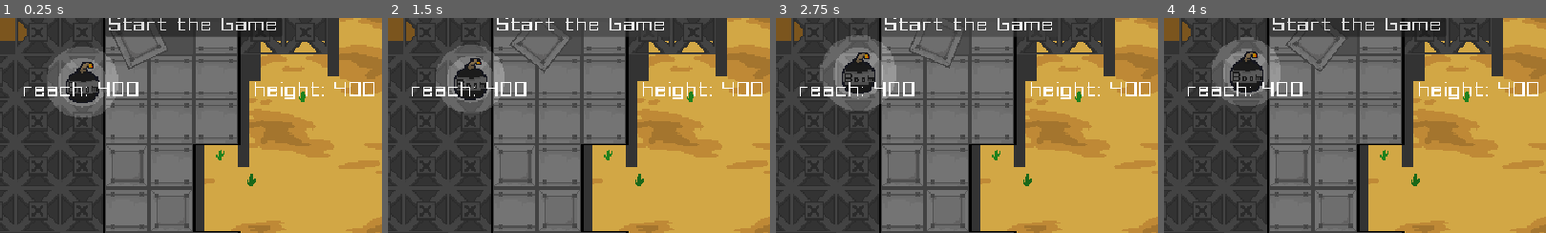
Above: before the commit, frames 1-4 (left to right).
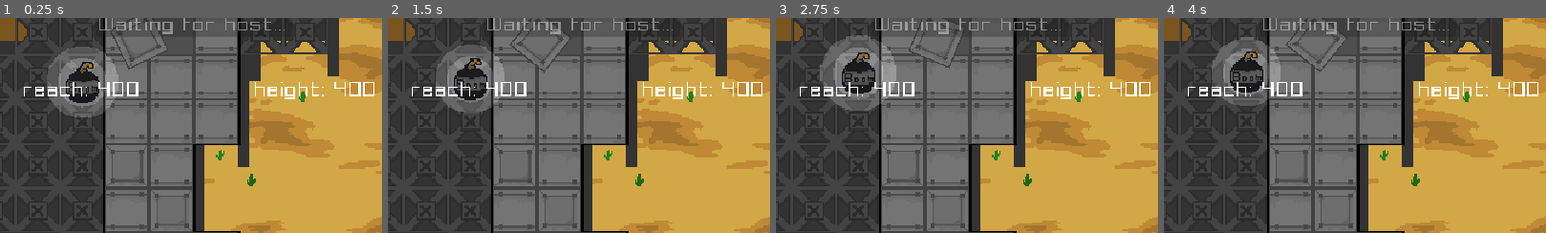
Above: after the commit, the same moments.

Repository: ppaluchowski64/Hackathon-2026
Game: Godot game, scene res://scenes/root/game.tscn
The game is run twice, just before and just after one commit, with the same random seed, the same clock (stepped at 60 frames per second) and the same inputs. This scene is started directly instead of the project's main scene.
Inputs (mouse positions are % of the whole screen's width and height, from its top left):
- Up to frame 1 (0.25 s): no input
- Up to frame 2 (1.5 s): click (50, 2) at 0.5 s, where only the run before the commit has a clickable "Start the Game"; click (50, 2) at 1.25 s, where only the run before the commit has a clickable "Start the Game"
- Up to frame 3 (2.75 s): click (50, 2) at 2 s, where only the run before the commit has a clickable "Start the Game"
- Up to frame 4 (4 s): move the mouse to (72, 45) at 2.77 s; click (72, 45) at 2.85 s; move the mouse to (30, 55) at 3.52 s; right-click (30, 55) at 3.6 s; click (30, 55) at 3.67 s
The pictures show only the part of the screen within x 25-75%, y 0-50%; the shares and areas given below are measured in that part.

The runs differ from the first frame. In frame 1, 2.4% of the frame differs, in the area x 26-75%, y 0-9%; in frame 2, 1.1%; in frame 3, 1.1%; in frame 4, 2.6%.

Commit message:
Add full multiplayer support

Diff:
--- a/scenes/player.tscn
+++ b/scenes/player.tscn
@@ -25,15 +25,15 @@
 [sub_resource type="CircleShape2D" id="CircleShape2D_yf5fn"]
 
 [sub_resource type="SceneReplicationConfig" id="SceneReplicationConfig_qhqgy"]
-properties/0/path = NodePath(".:rotation")
+properties/0/path = NodePath(".:sync_rotation")
 properties/0/spawn = true
 properties/0/replication_mode = 1
-properties/1/path = NodePath(".:position")
+properties/1/path = NodePath(".:sync_position")
 properties/1/spawn = true
 properties/1/replication_mode = 1
 properties/2/path = NodePath(".:player_nickname")
 properties/2/spawn = true
-properties/2/replication_mode = 1
+properties/2/replication_mode = 2
 
 [node name="Player" type="RigidBody2D" unique_id=515138175]
 z_index = 1
@@ -103,6 +103,7 @@
 vertical_alignment = 1
 
 [node name="MultiplayerSynchronizer" type="MultiplayerSynchronizer" parent="." unique_id=1771761646]
+public_visibility = false
 replication_config = SubResource("SceneReplicationConfig_qhqgy")
 
 [node name="DangerTimer" type="Timer" parent="." unique_id=1747509474]
--- a/scenes/root/game.tscn
+++ b/scenes/root/game.tscn
@@ -163,6 +163,22 @@
 [node name="Collectables" type="Node2D" parent="." unique_id=1243219941]
 script = ExtResource("11_l77qo")
 
+[node name="SpawnPoints" type="Node2D" parent="." unique_id=1739284561]
+
+[node name="SpawnPoint1" type="Marker2D" parent="SpawnPoints" unique_id=402918375]
+position = Vector2(-230, 40)
+
+[node name="SpawnPoint2" type="Marker2D" parent="SpawnPoints" unique_id=1192837465]
+position = Vector2(-185, 40)
+
+[node name="SpawnPoint3" type="Marker2D" parent="SpawnPoints" unique_id=1928374650]
+position = Vector2(185, 40)
+
+[node name="SpawnPoint4" type="Marker2D" parent="SpawnPoints" unique_id=583920174]
+position = Vector2(230, 40)
+
+[node name="Players" type="Node2D" parent="." unique_id=2019384756]
+
 [node name="Camera2D" type="Camera2D" parent="." unique_id=906975302 groups=["camera"]]
 zoom = Vector2(1.75, 1.75)
 process_callback = 0
@@ -174,13 +190,11 @@
 [node name="CollisionShape2D" type="CollisionShape2D" parent="Ground" unique_id=509856899]
 shape = SubResource("WorldBoundaryShape2D_g4v7s")
 
-[node name="UI" type="CanvasLayer" parent="." unique_id=928463574 node_paths=PackedStringArray("player")]
+[node name="UI" type="CanvasLayer" parent="." unique_id=928463574]
 script = ExtResource("13_836xp")
-player = NodePath("")
-
-[node name="StaminaBar" type="Node2D" parent="UI" unique_id=529904689 node_paths=PackedStringArray("player")]
+
+[node name="StaminaBar" type="Node2D" parent="UI" unique_id=529904689]
 script = ExtResource("6_bq78c")
-player = NodePath("")
 
 [node name="ReachLabel" type="Label" parent="UI" unique_id=1593284010]
 offset_left = 190.0
--- a/scripts/game.gd
+++ b/scripts/game.gd
@@ -1,25 +1,30 @@
 extends Node2D
 
-@onready var player_scene: PackedScene = preload("res://scenes/player.tscn")
+const PLAYER_SCENE: PackedScene = preload("res://scenes/player.tscn")
 
 @onready var camera: Camera2D = $Camera2D
 @onready var tilemap: TileMapLayer = $TileMapLayer
-@onready var lobby: CanvasLayer = $Lobby
+@onready var lobby: Lobby = $Lobby
+@onready var players_root: Node2D = $Players
+@onready var ui = $UI
+@onready var stamina_bar = $UI/StaminaBar
 
 @export var collectables: CollectableSpawner
 
 @onready var spawn_points: Array[Marker2D] = [
-	$Lobby/MarginContainer/HBoxContainer/Control/Player1SpawnPoint,
-	$Lobby/MarginContainer/HBoxContainer/Control2/Player2SpawnPoint,
-	$Lobby/MarginContainer/HBoxContainer/Control3/Player3SpawnPoint,
-	$Lobby/MarginContainer/HBoxContainer/Control4/Player4SpawnPoint
+	$SpawnPoints/SpawnPoint1,
+	$SpawnPoints/SpawnPoint2,
+	$SpawnPoints/SpawnPoint3,
+	$SpawnPoints/SpawnPoint4
 ]
 
-var start_button: Button = null
 var game_started: bool = false
 var spawned_players: Dictionary = {}
 
 func _ready() -> void:
+	if not NetworkHandler.local_room_id.is_empty():
+		seed(NetworkHandler.lobby_seed)
+
 	tilemap.clear()
 
 	for i in range(3):
@@ -31,10 +36,13 @@
 
 	collectables.spawn(tilemap)
 
+	lobby.start_requested.connect(NetworkHandler.start_game)
 	NetworkHandler.lobby_updated.connect(_on_lobby_updated)
 	NetworkHandler.game_started.connect(_on_game_started)
 
-	_on_lobby_updated(NetworkHandler.peer_ids, NetworkHandler.player_names)
+	_on_lobby_updated(NetworkHandler.peer_ids, NetworkHandler.player_names, NetworkHandler.ready_peer_ids)
+
+	NetworkHandler.notify_scene_ready()
 
 func _exit_tree() -> void:
 	if NetworkHandler.lobby_updated.is_connected(_on_lobby_updated):
@@ -47,68 +55,49 @@
 		return
 	camera.offset.y -= 30 * delta
 
-func _sync_host_start_button() -> void:
-	var should_have_button := NetworkHandler.is_lobby_host() and not game_started
-
-	if should_have_button:
-		if start_button == null or not is_instance_valid(start_button):
-			start_button = Button.new()
-			start_button.name = "StartButton"
-			start_button.text = "Start Game"
-			start_button.position = Vector2(20, 20)
-			start_button.pressed.connect(_on_start_button_pressed)
-			lobby.add_child(start_button)
-		start_button.visible = true
-	elif start_button != null and is_instance_valid(start_button):
-		start_button.queue_free()
-		start_button = null
-
-func _on_lobby_updated(peer_ids: Array, player_names: Dictionary) -> void:
-	_sync_host_start_button()
-
+func _on_lobby_updated(peer_ids: Array, player_names: Dictionary, ready_peer_ids: Array) -> void:
 	for existing_id in spawned_players.keys():
 		if existing_id not in peer_ids:
 			if is_instance_valid(spawned_players[existing_id]):
 				spawned_players[existing_id].queue_free()
 			spawned_players.erase(existing_id)
 
-	for i in range(min(peer_ids.size(), spawn_points.size())):
+	for i in range(mini(peer_ids.size(), spawn_points.size())):
 		var peer_id: int = peer_ids[i]
-		var spawn_point: Marker2D = spawn_points[i]
-		var player_name: String = player_names.get(peer_id, "Player")
+		var spawn_position := players_root.to_local(spawn_points[i].global_position)
 
-		var player_instance: Node
-		if spawned_players.has(peer_id) and is_instance_valid(spawned_players[peer_id]):
-			player_instance = spawned_players[peer_id]
-		else:
-			player_instance = player_scene.instantiate()
-			player_instance.name = str(peer_id)
-			if player_instance is RigidBody2D:
-				player_instance.freeze = true
+		if not spawned_players.has(peer_id):
+			spawned_players[peer_id] = _spawn_player(peer_id, spawn_position)
 
-			var sync := player_instance.get_node_or_null("MultiplayerSynchronizer") as MultiplayerSynchronizer
-			if sync:
-				sync.public_visibility = false
-				sync.set_process(false)
-				sync.set_physics_process(false)
+		var player = spawned_players[peer_id]
+		if not is_instance_valid(player):
+			continue
 
-			spawn_point.add_child(player_instance)
-			spawned_players[peer_id] = player_instance
+		player.player_nickname = player_names.get(peer_id, "Player")
+		player.set_sync_peers(ready_peer_ids)
 
-		if player_instance.get_parent() != spawn_point:
-			player_instance.reparent(spawn_point)
+		if not game_started and player.is_multiplayer_authority():
+			player.place_at(spawn_position)
 
-		player_instance.position = Vector2.ZERO
-		if "player_nickname" in player_instance:
-			player_instance.player_nickname = player_name
+	lobby.refresh(NetworkHandler.is_lobby_host(), ready_peer_ids.size() >= peer_ids.size())
 
-func _on_start_button_pressed() -> void:
-	start_button.disabled = true
-	lobby.visible = false
-	for player_instance in spawned_players.values():
-		if is_instance_valid(player_instance) and player_instance is RigidBody2D:
-			player_instance.freeze = false
+func _spawn_player(peer_id: int, spawn_position: Vector2) -> Player:
+	var player := PLAYER_SCENE.instantiate() as Player
+	player.name = str(peer_id)
+	player.position = spawn_position
+	player.set_multiplayer_authority(peer_id)
+	players_root.add_child(player)
 
+	if peer_id == multiplayer.get_unique_id():
+		ui.player = player
+		stamina_bar.player = player
+
+	return player
 
 func _on_game_started() -> void:
 	game_started = true
+	lobby.hide()
+
+	for player in spawned_players.values():
+		if is_instance_valid(player):
+			player.activate()
--- a/scripts/lobby.gd
+++ b/scripts/lobby.gd
@@ -1 +1,24 @@
 extends CanvasLayer
+class_name Lobby
+
+signal start_requested
+
+@onready var start_button: Button = $MarginContainer/VBoxContainer/Button
+
+func _ready() -> void:
+	start_button.pressed.connect(_on_start_button_pressed)
+
+func refresh(is_host: bool, everyone_loaded: bool) -> void:
+	if not is_host:
+		start_button.text = "Waiting for host..."
+		start_button.disabled = true
+	elif not everyone_loaded:
+		start_button.text = "Waiting for players..."
+		start_button.disabled = true
+	else:
+		start_button.text = "Start the Game"
+		start_button.disabled = false
+
+func _on_start_button_pressed() -> void:
+	start_button.disabled = true
+	start_requested.emit()
--- a/scripts/main_menu.gd
+++ b/scripts/main_menu.gd
@@ -15,11 +15,13 @@
 	NetworkHandler.local_nickname = new_nickname
 
 func _on_create_lobby_button_pressed() -> void:
+	NetworkHandler.local_nickname = player_name_input.text
 	button_container.hide()
 	player_name_input_container.hide()
 	create_lobby.show()
 
 func _on_join_lobby_button_pressed() -> void:
+	NetworkHandler.local_nickname = player_name_input.text
 	button_container.hide()
 	player_name_input_container.hide()
 	lobby_list.show()
--- a/scripts/network_handler.gd
+++ b/scripts/network_handler.gd
@@ -2,7 +2,7 @@
 
 signal lobby_list_received(lobby_list: Array)
 signal join_lobby_result(success: bool, message: String)
-signal lobby_updated(peers: Array, names: Dictionary)
+signal lobby_updated(peers: Array, names: Dictionary, ready_peers: Array)
 signal game_started
 
 var multiplayer_peer = ENetMultiplayerPeer.new()
@@ -18,6 +18,9 @@
 var local_room_id: String = ""
 var peer_ids: Array[int] = []
 var player_names: Dictionary = {}
+
+var ready_peer_ids: Array[int] = []
+var lobby_seed: int = 0
 
 var local_nickname: String
 
@@ -37,10 +40,7 @@
 
 	print("[Server] Listening on port ", PORT)
 
-	multiplayer_peer.peer_connected.connect(
-		func(_new_peer_id: int):
-			pass
-	)
+	multiplayer.peer_disconnected.connect(remove_peer_from_room)
 
 func join_client() -> void:
 	multiplayer_peer.create_client(ADDRESS, PORT)
@@ -75,16 +75,16 @@
 		"name": clean_name,
 		"peers": [],
 		"names": {},
+		"ready": [],
+		"seed": randi(),
 		"in_game": false,
 		"match_node": null
 	}
 
-	var room = rooms[room_id]
-
 	add_peer_to_room(sender_id, room_id, clean_nick)
 	print("join lobby response")
 
-	rpc_id(sender_id, "join_lobby_response", true, "Lobby created!", room_id, room["peers"], room["names"])
+	rpc_id(sender_id, "join_lobby_response", true, "Lobby created!", build_lobby_state(room_id))
 	broadcast_lobby_list()
 
 func build_lobby_list() -> Array[Dictionary]:
@@ -102,6 +102,22 @@
 
 	return lobby_list
 
+func build_lobby_state(room_id: String) -> Dictionary:
+	var room: Dictionary = rooms[room_id]
+	return {
+		"room_id": room_id,
+		"peers": room["peers"],
+		"names": room["names"],
+		"ready": room["ready"],
+		"seed": room["seed"]
+	}
+
+func send_lobby_update(room_id: String, except_peer: int = 0) -> void:
+	var lobby_state := build_lobby_state(room_id)
+	for peer_id in rooms[room_id]["peers"]:
+		if peer_id != except_peer:
+			rpc_id(peer_id, "receive_lobby_update", lobby_state)
+
 func broadcast_lobby_list() -> void:
 	if not multiplayer.is_server():
 		return
@@ -130,47 +146,70 @@
 
 	var sender_id = multiplayer.get_remote_sender_id()
 
+	if peer_to_room.has(sender_id):
+		return
+
 	if not rooms.has(room_id):
-		rpc_id(sender_id, "join_lobby_response", false, "Lobby no longer exists.", "", [], {})
+		rpc_id(sender_id, "join_lobby_response", false, "Lobby no longer exists.", {})
 		return
 
 	var room = rooms[room_id]
 
 	if room["in_game"]:
-		rpc_id(sender_id, "join_lobby_response", false, "Lobby is already in game.", "", [], {})
+		rpc_id(sender_id, "join_lobby_response", false, "Lobby is already in game.", {})
 		return
 
 	if room["peers"].size() >= MAX_PLAYER_SIZE:
-		rpc_id(sender_id, "join_lobby_response", false, "lobby is full.", "", [], {})
+		rpc_id(sender_id, "join_lobby_response", false, "lobby is full.", {})
 		return
 
 	var clean_nick := nickname.strip_edges().left(20)
 	if clean_nick.is_empty():
-		clean_nick = "Player_%d" % sender_id
+		var trimmed_sender_id = str(sender_id).substr(0,2)
+		clean_nick = ("Player_%d" % int(trimmed_sender_id))
 
 	add_peer_to_room(sender_id, room_id, clean_nick)
-	rpc_id(sender_id, "join_lobby_response", true, "joined!", room_id, room["peers"], room["names"])
-
-	for existing_peer in room["peers"]:
-		if existing_peer != sender_id:
-			rpc_id(existing_peer, "receive_lobby_update", room["peers"], room["names"])
+	rpc_id(sender_id, "join_lobby_response", true, "joined!", build_lobby_state(room_id))
+
+	send_lobby_update(room_id, sender_id)
 
 	broadcast_lobby_list()
 
+@rpc("any_peer", "reliable")
+func request_scene_ready() -> void:
+	if not multiplayer.is_server():
+		return
+
+	var sender_id = multiplayer.get_remote_sender_id()
+	if not peer_to_room.has(sender_id):
+		return
+
+	var room_id: String = peer_to_room[sender_id]
+	var room: Dictionary = rooms[room_id]
+
+	if sender_id not in room["ready"]:
+		room["ready"].append(sender_id)
+
+	send_lobby_update(room_id)
+
 @rpc("authority", "reliable")
-func receive_lobby_update(peers: Array, names: Dictionary) -> void:
-	peer_ids.assign(peers)
-	player_names = names
-	lobby_updated.emit(peers, names)
+func receive_lobby_update(lobby_state: Dictionary) -> void:
+	apply_lobby_state(lobby_state)
+	lobby_updated.emit(peer_ids, player_names, ready_peer_ids)
 
 @rpc("authority", "reliable")
-func join_lobby_response(success: bool, msg: String, room_id: String, peers: Array, names: Dictionary) -> void:
+func join_lobby_response(success: bool, msg: String, lobby_state: Dictionary) -> void:
 	if success:
-		local_room_id = room_id
-		peer_ids.assign(peers)
-		player_names = names
+		apply_lobby_state(lobby_state)
 
 	join_lobby_result.emit(success, msg)
+
+func apply_lobby_state(lobby_state: Dictionary) -> void:
+	local_room_id = lobby_state["room_id"]
+	peer_ids.assign(lobby_state["peers"])
+	player_names = lobby_state["names"]
+	ready_peer_ids.assign(lobby_state["ready"])
+	lobby_seed = lobby_state["seed"]
 
 func add_peer_to_room(peer_id: int, room_id: String, nickname: String) -> void:
 	var room = rooms[room_id]
@@ -178,6 +217,24 @@
 	room["names"][peer_id] = nickname
 	peer_to_room[peer_id] = room_id
 
+func remove_peer_from_room(peer_id: int) -> void:
+	if not peer_to_room.has(peer_id):
+		return
+
+	var room_id: String = peer_to_room[peer_id]
+	peer_to_room.erase(peer_id)
+
+	var room: Dictionary = rooms[room_id]
+	room["peers"].erase(peer_id)
+	room["names"].erase(peer_id)
+	room["ready"].erase(peer_id)
+
+	if room["peers"].is_empty():
+		rooms.erase(room_id)
+	else:
+		send_lobby_update(room_id)
+
+	broadcast_lobby_list()
 
 func can_send_to_server() -> bool:
 	if not multiplayer.has_multiplayer_peer() or multiplayer.is_server():
@@ -208,6 +265,12 @@
 	if await wait_until_connected():
 		rpc_id(1, "request_lobby_list")
 
+func notify_scene_ready() -> void:
+	if local_room_id.is_empty():
+		return
+	if await wait_until_connected():
+		rpc_id(1, "request_scene_ready")
+
 func is_lobby_host() -> bool:
 	return not peer_ids.is_empty() and peer_ids[0] == multiplayer.get_unique_id()
 
@@ -232,6 +295,9 @@
 		return
 
 	if room["in_game"]:
+		return
+
+	if room["ready"].size() < room["peers"].size():
 		return
 
 	room["in_game"] = true
--- a/scripts/player.gd
+++ b/scripts/player.gd
@@ -1,5 +1,8 @@
 extends RigidBody2D
 class_name Player
+
+const REMOTE_SMOOTHING: float = 20.0
+const REMOTE_SNAP_DISTANCE: float = 128.0
 
 @onready var grapple: Area2D = $Grapple
 var is_grappling: bool = false
@@ -35,6 +38,36 @@
 @onready var danger_timer: Timer = $DangerTimer
 @onready var exhaustion_timer: Timer = $ExhaustionTimer
 
+@onready var synchronizer: MultiplayerSynchronizer = $MultiplayerSynchronizer
+
+var sync_position: Vector2
+var sync_rotation: float
+
+var is_active: bool = false
+
+func _ready() -> void:
+	sync_position = position
+	sync_rotation = rotation
+
+	freeze_mode = RigidBody2D.FREEZE_MODE_KINEMATIC
+	freeze = true
+
+	reach_draw.radius = reach
+	reach_draw.visible = is_multiplayer_authority()
+
+func activate() -> void:
+	is_active = true
+	if is_multiplayer_authority():
+		freeze = false
+
+func place_at(new_position: Vector2) -> void:
+	position = new_position
+	sync_position = new_position
+
+func set_sync_peers(peer_ids: Array) -> void:
+	for peer_id in multiplayer.get_peers():
+		synchronizer.set_visibility_for(peer_id, peer_id in peer_ids)
+
 func stun() -> void:
 	is_stunned = true
 	is_grappling = false
@@ -53,6 +86,18 @@
 
 func _physics_process(delta: float) -> void:
 	grapple.global_rotation = 0
+
+	if not is_multiplayer_authority():
+		_follow_network_transform(delta)
+		_update_collectable_sprite(delta)
+		return
+
+	sync_position = position
+	sync_rotation = rotation
+
+	if not is_active:
+		_update_collectable_sprite(delta)
+		return
 
 	reach = max(reach - 4 * delta, 200)
 	reach_draw.radius = reach
@@ -109,6 +154,19 @@
 	if stamina == 0:
 		exhaust()
 
+	_update_collectable_sprite(delta)
+
+func _follow_network_transform(delta: float) -> void:
+	if position.distance_squared_to(sync_position) > REMOTE_SNAP_DISTANCE ** 2:
+		position = sync_position
+		rotation = sync_rotation
+		return
+
+	var weight := 1.0 - exp(-REMOTE_SMOOTHING * delta)
+	position = position.lerp(sync_position, weight)
+	rotation = lerp_angle(rotation, sync_rotation, weight)
+
+func _update_collectable_sprite(delta: float) -> void:
 	var displacement = global_position - collectable_sprite.global_position
 
 	var force = displacement * spring_strength
